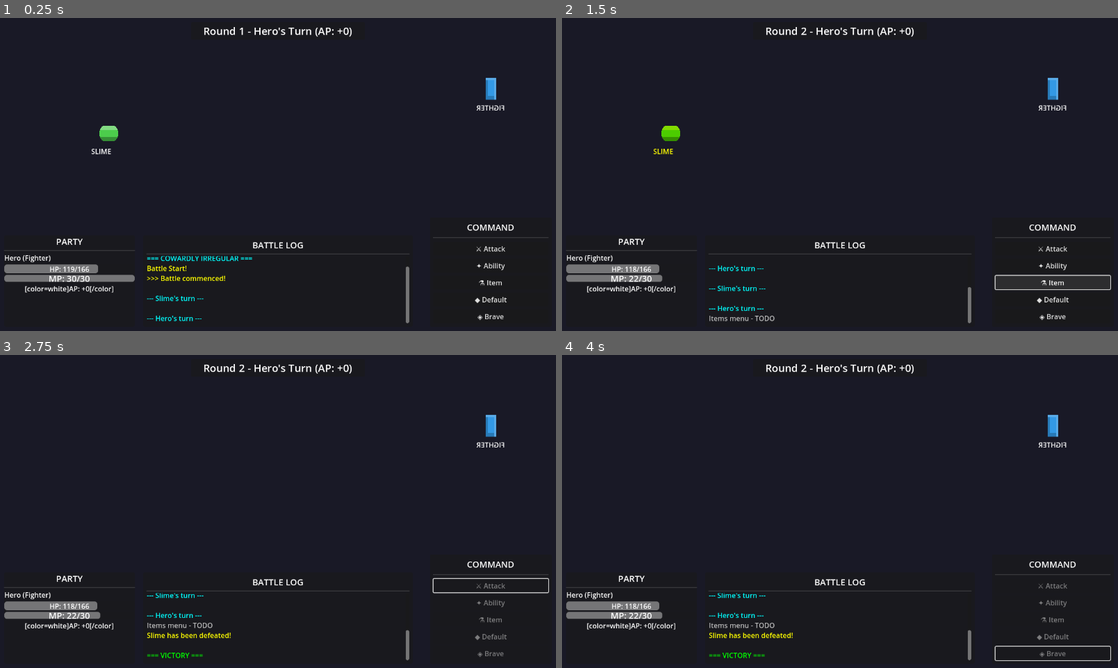
Above: before the commit, frames 1-4 (two rows, left to right).
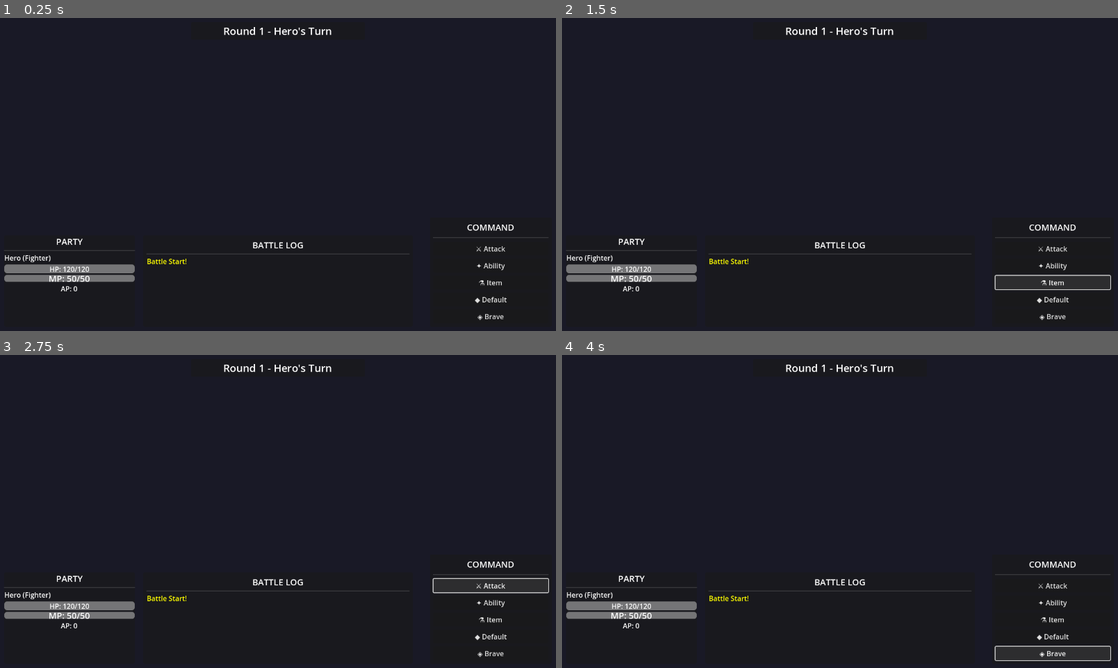
Above: after the commit, the same moments.

Repository: struktured-labs/cowardly-irregular
Game: Godot game, scene res://src/battle/BattleScene.tscn
Same seed, same stepped clock (60 frames per second), same inputs: the game is played once before the commit and once after it.
Inputs (mouse positions are in pixels of both pictures, inside the frame that each line leads up to):
- Up to frame 1 (0.25 s): no input
- Up to frame 2 (1.5 s): click "✦ Ability" at 0.5 s; click "⚗ Item" at 1.25 s
- Up to frame 3 (2.75 s): click "⚔ Attack" at 2 s
- Up to frame 4 (4 s): click (1051, 636) at 2.75 s, where only the run after the commit has a clickable "◆ Default"; click (1051, 652) at 3.5 s, where only the run after the commit has a clickable "◈ Brave"

The runs differ from the first frame. In frame 1, 1.8% of the frame differs, in the area x 4-91%, y 2-98%; in frame 2, 1.7%; in frame 3, 1.9%, in the area x 4-92%, y 2-98%; in frame 4, 1.9%.
Error after the commit: Parse Error: Cannot pass a value of type "null" as "Dictionary". (res://src/battle/BattleManager.gd:636)

Commit message:
Complete core battle engine: items, smart AI, and combat UI
Implemented comprehensive battle system improvements:

**Item System**:
- 14 consumable items: potions, ethers, phoenix down, remedies, bombs
- Categories: HP/MP restoration, status cures, buffs, offensive items
- Full item effects: healing (flat & %), MP restore, revive, status cure, buffs, elemental damage
- Inventory management: add/remove/check items per combatant
- Item usage integrated into battle flow with proper targeting

**Smart Enemy AI**:
- Decision tree with priorities: heal allies (30% if HP < 40%), use support buffs (20% early battle), offensive abilities (40%), basic attack (fallback)
- Intelligent targeting: 60% chance to target lowest HP enemy
- MP management: considers MP costs before using abilities
- Works for both enemies and autobattle mode

**Combat UI Improvements**:
- Ability selection popup menu showing all job abilities with MP costs
- Item selection popup menu showing inventory with quantities
- Grayed-out abilities when insufficient MP
- Status effect display in character panel
- Shows active buffs (green ↑) and debuffs (red ↓)
- Job level display in character name
- Color-coded AP display (green positive, red negative, white zero)

**Files Modified**:
- src/battle/Combatant.gd: Added inventory system (add_item, remove_item, has_item, get_item_count)
- src/battle/BattleManager.gd: Implemented _execute_item(), smart _process_ai_turn(), _choose_target()
- src/battle/BattleScene.gd: Added ability/item selection menus, enhanced status display, gave test player starting items
- project.godot: Registered ItemSystem as autoload

**Files Created**:
- src/items/ItemSystem.gd: Complete item management singleton
- data/items.json: 14 item definitions with effects

**Test Setup**:
- Test player starts with: 5 potions, 2 hi-potions, 3 ethers, 1 phoenix down, 2 bomb fragments
- Test player equipped with: iron sword, leather armor, power ring, 2 passives (weapon mastery + HP boost)

Diff:
--- /dev/null
+++ b/data/items.json
@@ -0,0 +1,168 @@
+{
+	"potion": {
+		"id": "potion",
+		"name": "Potion",
+		"category": 0,
+		"target_type": 0,
+		"description": "Restores 50 HP",
+		"effects": {
+			"heal_hp": 50
+		},
+		"cost": 50
+	},
+	"hi_potion": {
+		"id": "hi_potion",
+		"name": "Hi-Potion",
+		"category": 0,
+		"target_type": 0,
+		"description": "Restores 200 HP",
+		"effects": {
+			"heal_hp": 200
+		},
+		"cost": 200
+	},
+	"mega_potion": {
+		"id": "mega_potion",
+		"name": "Mega Potion",
+		"category": 0,
+		"target_type": 1,
+		"description": "Restores 100 HP to all allies",
+		"effects": {
+			"heal_hp": 100
+		},
+		"cost": 400
+	},
+	"elixir": {
+		"id": "elixir",
+		"name": "Elixir",
+		"category": 0,
+		"target_type": 0,
+		"description": "Fully restores HP and MP",
+		"effects": {
+			"heal_hp_percent": 100,
+			"heal_mp_percent": 100
+		},
+		"cost": 1000
+	},
+	"ether": {
+		"id": "ether",
+		"name": "Ether",
+		"category": 0,
+		"target_type": 0,
+		"description": "Restores 30 MP",
+		"effects": {
+			"heal_mp": 30
+		},
+		"cost": 150
+	},
+	"hi_ether": {
+		"id": "hi_ether",
+		"name": "Hi-Ether",
+		"category": 0,
+		"target_type": 0,
+		"description": "Restores 100 MP",
+		"effects": {
+			"heal_mp": 100
+		},
+		"cost": 500
+	},
+	"antidote": {
+		"id": "antidote",
+		"name": "Antidote",
+		"category": 2,
+		"target_type": 0,
+		"description": "Cures poison",
+		"effects": {
+			"cure_status": ["poison"]
+		},
+		"cost": 80
+	},
+	"echo_herbs": {
+		"id": "echo_herbs",
+		"name": "Echo Herbs",
+		"category": 2,
+		"target_type": 0,
+		"description": "Cures silence",
+		"effects": {
+			"cure_status": ["silence"]
+		},
+		"cost": 100
+	},
+	"remedy": {
+		"id": "remedy",
+		"name": "Remedy",
+		"category": 2,
+		"target_type": 0,
+		"description": "Cures all status effects",
+		"effects": {
+			"cure_all_status": true
+		},
+		"cost": 300
+	},
+	"phoenix_down": {
+		"id": "phoenix_down",
+		"name": "Phoenix Down",
+		"category": 2,
+		"target_type": 0,
+		"description": "Revives a fallen ally with 25% HP",
+		"effects": {
+			"revive": true,
+			"heal_hp_percent": 25
+		},
+		"cost": 500
+	},
+	"power_drink": {
+		"id": "power_drink",
+		"name": "Power Drink",
+		"category": 1,
+		"target_type": 0,
+		"description": "Increases attack for 3 turns",
+		"effects": {
+			"add_buff": {
+				"type": "attack_up",
+				"power": 1.5,
+				"duration": 3
+			}
+		},
+		"cost": 200
+	},
+	"speed_tonic": {
+		"id": "speed_tonic",
+		"name": "Speed Tonic",
+		"category": 1,
+		"target_type": 0,
+		"description": "Increases speed for 3 turns",
+		"effects": {
+			"add_buff": {
+				"type": "speed_up",
+				"power": 1.5,
+				"duration": 3
+			}
+		},
+		"cost": 200
+	},
+	"bomb_fragment": {
+		"id": "bomb_fragment",
+		"name": "Bomb Fragment",
+		"category": 3,
+		"target_type": 2,
+		"description": "Deals 100 fire damage",
+		"effects": {
+			"damage": 100,
+			"element": "fire"
+		},
+		"cost": 150
+	},
+	"arctic_wind": {
+		"id": "arctic_wind",
+		"name": "Arctic Wind",
+		"category": 3,
+		"target_type": 3,
+		"description": "Deals 80 ice damage to all enemies",
+		"effects": {
+			"damage": 80,
+			"element": "ice"
+		},
+		"cost": 300
+	}
+}
--- a/project.godot
+++ b/project.godot
@@ -23,6 +23,7 @@
 GameState="*res://src/meta/GameState.gd"
 PassiveSystem="*res://src/jobs/PassiveSystem.gd"
 EquipmentSystem="*res://src/jobs/EquipmentSystem.gd"
+ItemSystem="*res://src/items/ItemSystem.gd"
 
 [display]
 
--- a/src/battle/BattleManager.gd
+++ b/src/battle/BattleManager.gd
@@ -548,33 +548,116 @@
 
 
 func _execute_item(user: Combatant, item_id: String, targets: Array) -> void:
-	"""Use an item (to be expanded with item system)"""
-	print("%s uses item: %s" % [user.combatant_name, item_id])
-	# TODO: Implement item system
+	"""Use an item from user's inventory"""
+	# Check if user has the item
+	if not user.has_item(item_id):
+		print("%s doesn't have item: %s" % [user.combatant_name, item_id])
+		return
+
+	# Convert targets to Array[Combatant] if needed
+	var combatant_targets: Array[Combatant] = []
+	for t in targets:
+		if t is Combatant:
+			combatant_targets.append(t)
+
+	# Use the item through ItemSystem
+	if ItemSystem.use_item(user, item_id, combatant_targets):
+		# Remove item from inventory after successful use
+		user.remove_item(item_id, 1)
+	else:
+		print("Failed to use item: %s" % item_id)
 
 
 ## AI/Autobattle
 func _process_ai_turn(combatant: Combatant) -> void:
-	"""Process AI turn (basic AI for now)"""
-	# Simple AI: attack a random alive player
-	var alive_targets = []
-
-	if combatant in player_party:
-		alive_targets = enemy_party.filter(func(e): return e.is_alive)
-	else:
-		alive_targets = player_party.filter(func(p): return p.is_alive)
-
-	if alive_targets.size() == 0:
+	"""Process AI turn with smarter decision-making"""
+	var is_player_controlled = combatant in player_party
+	var allies = player_party if is_player_controlled else enemy_party
+	var enemies = enemy_party if is_player_controlled else player_party
+
+	var alive_allies = allies.filter(func(a): return a.is_alive)
+	var alive_enemies = enemies.filter(func(e): return e.is_alive)
+
+	if alive_enemies.size() == 0:
 		_end_combatant_turn(combatant)
 		return
 
-	# Pick random target and attack
-	var target = alive_targets[randi() % alive_targets.size()]
-	var action = {
-		"type": "attack",
-		"target": target
-	}
+	# Get available abilities
+	var available_abilities = []
+	if combatant.job and combatant.job.has("abilities"):
+		for ability_id in combatant.job["abilities"]:
+			var ability = JobSystem.get_ability(ability_id)
+			if not ability.is_empty() and combatant.current_mp >= ability.get("mp_cost", 0):
+				available_abilities.append(ability)
+
+	# AI decision tree
+	var action = null
+
+	# 1. Check if should heal ally (30% chance if ally below 40% HP)
+	var low_hp_allies = alive_allies.filter(func(a): return a.get_hp_percentage() < 40.0)
+	if low_hp_allies.size() > 0 and randf() < 0.3:
+		var healing_abilities = available_abilities.filter(func(a): return a["type"] == "healing")
+		if healing_abilities.size() > 0:
+			var heal = healing_abilities[randi() % healing_abilities.size()]
+			action = {
+				"type": "ability",
+				"ability_id": heal["id"],
+				"targets": [low_hp_allies[0]]
+			}
+
+	# 2. Check if should use support ability (20% chance at start of battle)
+	if action == null and current_round <= 2 and randf() < 0.2:
+		var support_abilities = available_abilities.filter(func(a): return a["type"] == "support")
+		if support_abilities.size() > 0:
+			var buff = support_abilities[randi() % support_abilities.size()]
+			var buff_target = alive_allies[randi() % alive_allies.size()]
+			action = {
+				"type": "ability",
+				"ability_id": buff["id"],
+				"targets": [buff_target]
+			}
+
+	# 3. Check if should use offensive ability (40% chance if has MP)
+	if action == null and randf() < 0.4 and combatant.current_mp >= 10:
+		var offensive_abilities = available_abilities.filter(
+			func(a): return a["type"] in ["physical", "magic"]
+		)
+		if offensive_abilities.size() > 0:
+			var spell = offensive_abilities[randi() % offensive_abilities.size()]
+			var spell_target = _choose_target(combatant, alive_enemies, spell)
+			action = {
+				"type": "ability",
+				"ability_id": spell["id"],
+				"targets": [spell_target]
+			}
+
+	# 4. Default to basic attack
+	if action == null:
+		var target = _choose_target(combatant, alive_enemies, null)
+		action = {
+			"type": "attack",
+			"target": target
+		}
+
 	_execute_action(combatant, action)
+
+
+func _choose_target(attacker: Combatant, targets: Array, ability: Dictionary = {}) -> Combatant:
+	"""Choose best target for attack/ability"""
+	if targets.size() == 0:
+		return null
+
+	# If ability targets all, return first target (system will handle multi-target)
+	if ability.has("targets_all") and ability["targets_all"]:
+		return targets[0]
+
+	# Prefer lowest HP target (60% chance)
+	if randf() < 0.6:
+		targets.sort_custom(func(a, b): return a.current_hp < b.current_hp)
+		return targets[0]
+
+	# Otherwise random target
+	return targets[randi() % targets.size()]
 
 
 ## Victory/defeat conditions
--- a/src/battle/BattleScene.gd
+++ b/src/battle/BattleScene.gd
@@ -98,6 +98,13 @@
 	PassiveSystem.equip_passive(test_player, "weapon_mastery")
 	PassiveSystem.equip_passive(test_player, "hp_boost")
 
+	# Give player starting items
+	test_player.add_item("potion", 5)
+	test_player.add_item("hi_potion", 2)
+	test_player.add_item("ether", 3)
+	test_player.add_item("phoenix_down", 1)
+	test_player.add_item("bomb_fragment", 2)
+
 	# Create test enemy
 	test_enemy = Combatant.new()
 	test_enemy.initialize({
@@ -226,7 +233,8 @@
 		return
 
 	var job_name = test_player.job.get("name", "None") if test_player.job else "None"
-	char1_name.text = "%s (%s)" % [test_player.combatant_name, job_name]
+	var level_text = " Lv.%d" % test_player.job_level if test_player.job_level > 1 else ""
+	char1_name.text = "%s (%s%s)" % [test_player.combatant_name, job_name, level_text]
 
 	char1_hp.max_value = test_player.max_hp
 	char1_hp.value = test_player.current_hp
@@ -242,7 +250,31 @@
 	elif test_player.current_ap < 0:
 		ap_color = "red"
 
-	char1_ap.text = "[color=%s]AP: %+d[/color]" % [ap_color, test_player.current_ap]
+	# Build status text with AP and status effects
+	var status_text = "[color=%s]AP: %+d[/color]" % [ap_color, test_player.current_ap]
+
+	# Add status effects
+	if test_player.status_effects.size() > 0:
+		status_text += " ["
+		for i in range(test_player.status_effects.size()):
+			if i > 0:
+				status_text += ", "
+			status_text += "[color=yellow]%s[/color]" % test_player.status_effects[i].capitalize()
+		status_text += "]"
+
+	# Add active buffs
+	if test_player.active_buffs.size() > 0:
+		for buff in test_player.active_buffs:
+			var buff_name = buff.get("type", "buff").replace("_", " ").capitalize()
+			status_text += " [color=green]↑%s[/color]" % buff_name
+
+	# Add active debuffs
+	if test_player.active_debuffs.size() > 0:
+		for debuff in test_player.active_debuffs:
+			var debuff_name = debuff.get("type", "debuff").replace("_", " ").capitalize()
+			status_text += " [color=red]↓%s[/color]" % debuff_name
+
+	char1_ap.text = status_text
 
 
 func _update_action_buttons() -> void:
@@ -303,13 +335,41 @@
 		log_message("No abilities available!")
 		return
 
-	# Use first ability (Power Strike for Fighter)
-	var ability_id = abilities[0]
+	# Show ability selection menu
+	_show_ability_menu(abilities)
+
+
+func _show_ability_menu(ability_ids: Array) -> void:
+	"""Show popup menu for ability selection"""
+	var popup = PopupMenu.new()
+	popup.name = "AbilityMenu"
+	add_child(popup)
+
+	for i in range(ability_ids.size()):
+		var ability_id = ability_ids[i]
+		var ability = JobSystem.get_ability(ability_id)
+		if ability.is_empty():
+			continue
+
+		var mp_cost = ability.get("mp_cost", 0)
+		var can_afford = test_player.current_mp >= mp_cost
+		var label = "%s (MP: %d)" % [ability["name"], mp_cost]
+
+		popup.add_item(label, i)
+		if not can_afford:
+			popup.set_item_disabled(i, true)
+
+	popup.id_pressed.connect(_on_ability_selected.bind(ability_ids))
+	popup.popup_centered()
+
+
+func _on_ability_selected(idx: int, ability_ids: Array) -> void:
+	"""Handle ability selection from menu"""
+	if idx < 0 or idx >= ability_ids.size():
+		return
+
+	var ability_id = ability_ids[idx]
 	var ability = JobSystem.get_ability(ability_id)
-
-	if ability.is_empty():
-		log_message("Ability not found: %s" % ability_id)
-		return
 
 	# Determine targets
 	var targets = []
@@ -331,7 +391,71 @@
 
 func _on_item_pressed() -> void:
 	"""Handle Item button"""
-	log_message("[color=gray]Items menu - TODO[/color]")
+	if not test_player:
+		return
+
+	if test_player.inventory.is_empty():
+		log_message("No items in inventory!")
+		return
+
+	# Show item selection menu
+	_show_item_menu()
+
+
+func _show_item_menu() -> void:
+	"""Show popup menu for item selection"""
+	var popup = PopupMenu.new()
+	popup.name = "ItemMenu"
+	add_child(popup)
+
+	var item_ids = []
+	var idx = 0
+
+	for item_id in test_player.inventory.keys():
+		var item = ItemSystem.get_item(item_id)
+		if item.is_empty():
+			continue
+
+		var quantity = test_player.inventory[item_id]
+		var label = "%s x%d" % [item["name"], quantity]
+
+		popup.add_item(label, idx)
+		item_ids.append(item_id)
+		idx += 1
+
+	if item_ids.size() == 0:
+		popup.queue_free()
+		log_message("No valid items!")
+		return
+
+	popup.id_pressed.connect(_on_item_selected.bind(item_ids))
+	popup.popup_centered()
+
+
+func _on_item_selected(idx: int, item_ids: Array) -> void:
+	"""Handle item selection from menu"""
+	if idx < 0 or idx >= item_ids.size():
+		return
+
+	var item_id = item_ids[idx]
+	var item = ItemSystem.get_item(item_id)
+
+	# Determine targets
+	var targets = []
+	var target_type = item.get("target_type", ItemSystem.TargetType.SINGLE_ALLY)
+
+	match target_type:
+		ItemSystem.TargetType.SINGLE_ENEMY, ItemSystem.TargetType.ALL_ENEMIES:
+			if test_enemy and test_enemy.is_alive:
+				targets = [test_enemy]
+		ItemSystem.TargetType.SINGLE_ALLY, ItemSystem.TargetType.ALL_ALLIES, ItemSystem.TargetType.SELF:
+			targets = [test_player]
+
+	if targets.size() > 0:
+		_flash_sprite(player_sprite, Color.GREEN)
+		BattleManager.player_item(item_id, targets)
+	else:
+		log_message("No valid targets!")
 
 
 func _on_default_pressed() -> void:
--- a/src/battle/Combatant.gd
+++ b/src/battle/Combatant.gd
@@ -51,6 +51,9 @@
 var equipped_weapon: String = ""  # Weapon ID
 var equipped_armor: String = ""   # Armor ID
 var equipped_accessory: String = ""  # Accessory ID
+
+## Inventory system
+var inventory: Dictionary = {}  # {item_id: quantity}
 
 ## Base stats (before modifiers)
 var base_max_hp: int = 100
@@ -505,3 +508,34 @@
 	if not passive_id in learned_passives:
 		learned_passives.append(passive_id)
 		print("%s learned passive: %s" % [combatant_name, passive_id])
+
+
+## Inventory management
+func add_item(item_id: String, quantity: int = 1) -> void:
+	"""Add item(s) to inventory"""
+	if inventory.has(item_id):
+		inventory[item_id] += quantity
+	else:
+		inventory[item_id] = quantity
+
+
+func remove_item(item_id: String, quantity: int = 1) -> bool:
+	"""Remove item(s) from inventory. Returns false if insufficient quantity."""
+	if not inventory.has(item_id) or inventory[item_id] < quantity:
+		return false
+
+	inventory[item_id] -= quantity
+	if inventory[item_id] <= 0:
+		inventory.erase(item_id)
+
+	return true
+
+
+func has_item(item_id: String, quantity: int = 1) -> bool:
+	"""Check if inventory contains item(s)"""
+	return inventory.has(item_id) and inventory[item_id] >= quantity
+
+
+func get_item_count(item_id: String) -> int:
+	"""Get quantity of an item in inventory"""
+	return inventory.get(item_id, 0)
--- /dev/null
+++ b/src/items/ItemSystem.gd
@@ -0,0 +1,371 @@
+extends Node
+
+## ItemSystem - Manages consumable items and their effects
+## Items can heal, restore MP, cure status effects, and provide buffs
+
+signal item_used(user: Combatant, item_id: String, targets: Array)
+
+## Loaded item data
+var items: Dictionary = {}
+
+## Item categories
+enum ItemCategory {
+	CONSUMABLE,  # HP/MP restoration
+	BUFF,        # Temporary stat boosts
+	CURATIVE,    # Status effect removal
+	OFFENSIVE,   # Damage items
+	META         # Meta-game items
+}
+
+## Item target types
+enum TargetType {
+	SINGLE_ALLY,
+	ALL_ALLIES,
+	SINGLE_ENEMY,
+	ALL_ENEMIES,
+	SELF
+}
+
+
+func _ready() -> void:
+	_load_item_data()
+
+
+func _load_item_data() -> void:
+	"""Load item definitions from data/items.json"""
+	var file_path = "res://data/items.json"
+
+	if not FileAccess.file_exists(file_path):
+		print("Warning: items.json not found, using default items")
+		_create_default_items()
+		return
+
+	var file = FileAccess.open(file_path, FileAccess.READ)
+	if file:
+		var json_string = file.get_as_text()
+		file.close()
+
+		var json = JSON.new()
+		var parse_result = json.parse(json_string)
+
+		if parse_result == OK:
+			items = json.data
+			print("Loaded %d items" % items.size())
+		else:
+			print("Error parsing items.json: ", json.get_error_message())
+			_create_default_items()
+	else:
+		_create_default_items()
+
+
+func _create_default_items() -> void:
+	"""Create default items if file doesn't exist"""
+	items = {
+		# HP restoration
+		"potion": {
+			"id": "potion",
+			"name": "Potion",
+			"category": ItemCategory.CONSUMABLE,
+			"target_type": TargetType.SINGLE_ALLY,
+			"description": "Restores 50 HP",
+			"effects": {
+				"heal_hp": 50
+			},
+			"cost": 50
+		},
+		"hi_potion": {
+			"id": "hi_potion",
+			"name": "Hi-Potion",
+			"category": ItemCategory.CONSUMABLE,
+			"target_type": TargetType.SINGLE_ALLY,
+			"description": "Restores 200 HP",
+			"effects": {
+				"heal_hp": 200
+			},
+			"cost": 200
+		},
+		"mega_potion": {
+			"id": "mega_potion",
+			"name": "Mega Potion",
+			"category": ItemCategory.CONSUMABLE,
+			"target_type": TargetType.ALL_ALLIES,
+			"description": "Restores 100 HP to all allies",
+			"effects": {
+				"heal_hp": 100
+			},
+			"cost": 400
+		},
+		"elixir": {
+			"id": "elixir",
+			"name": "Elixir",
+			"category": ItemCategory.CONSUMABLE,
+			"target_type": TargetType.SINGLE_ALLY,
+			"description": "Fully restores HP and MP",
+			"effects": {
+				"heal_hp_percent": 100,
+				"heal_mp_percent": 100
+			},
+			"cost": 1000
+		},
+
+		# MP restoration
+		"ether": {
+			"id": "ether",
+			"name": "Ether",
+			"category": ItemCategory.CONSUMABLE,
+			"target_type": TargetType.SINGLE_ALLY,
+			"description": "Restores 30 MP",
+			"effects": {
+				"heal_mp": 30
+			},
+			"cost": 150
+		},
+		"hi_ether": {
+			"id": "hi_ether",
+			"name": "Hi-Ether",
+			"category": ItemCategory.CONSUMABLE,
+			"target_type": TargetType.SINGLE_ALLY,
+			"description": "Restores 100 MP",
+			"effects": {
+				"heal_mp": 100
+			},
+			"cost": 500
+		},
+
+		# Status effect cures
+		"antidote": {
+			"id": "antidote",
+			"name": "Antidote",
+			"category": ItemCategory.CURATIVE,
+			"target_type": TargetType.SINGLE_ALLY,
+			"description": "Cures poison",
+			"effects": {
+				"cure_status": ["poison"]
+			},
+			"cost": 80
+		},
+		"echo_herbs": {
+			"id": "echo_herbs",
+			"name": "Echo Herbs",
+			"category": ItemCategory.CURATIVE,
+			"target_type": TargetType.SINGLE_ALLY,
+			"description": "Cures silence",
+			"effects": {
+				"cure_status": ["silence"]
+			},
+			"cost": 100
+		},
+		"remedy": {
+			"id": "remedy",
+			"name": "Remedy",
+			"category": ItemCategory.CURATIVE,
+			"target_type": TargetType.SINGLE_ALLY,
+			"description": "Cures all status effects",
+			"effects": {
+				"cure_all_status": true
+			},
+			"cost": 300
+		},
+		"phoenix_down": {
+			"id": "phoenix_down",
+			"name": "Phoenix Down",
+			"category": ItemCategory.CURATIVE,
+			"target_type": TargetType.SINGLE_ALLY,
+			"description": "Revives a fallen ally with 25% HP",
+			"effects": {
+				"revive": true,
+				"heal_hp_percent": 25
+			},
+			"cost": 500
+		},
+
+		# Buff items
+		"power_drink": {
+			"id": "power_drink",
+			"name": "Power Drink",
+			"category": ItemCategory.BUFF,
+			"target_type": TargetType.SINGLE_ALLY,
+			"description": "Increases attack for 3 turns",
+			"effects": {
+				"add_buff": {
+					"type": "attack_up",
+					"power": 1.5,
+					"duration": 3
+				}
+			},
+			"cost": 200
+		},
+		"speed_tonic": {
+			"id": "speed_tonic",
+			"name": "Speed Tonic",
+			"category": ItemCategory.BUFF,
+			"target_type": TargetType.SINGLE_ALLY,
+			"description": "Increases speed for 3 turns",
+			"effects": {
+				"add_buff": {
+					"type": "speed_up",
+					"power": 1.5,
+					"duration": 3
+				}
+			},
+			"cost": 200
+		},
+
+		# Offensive items
+		"bomb_fragment": {
+			"id": "bomb_fragment",
+			"name": "Bomb Fragment",
+			"category": ItemCategory.OFFENSIVE,
+			"target_type": TargetType.SINGLE_ENEMY,
+			"description": "Deals 100 fire damage",
+			"effects": {
+				"damage": 100,
+				"element": "fire"
+			},
+			"cost": 150
+		},
+		"arctic_wind": {
+			"id": "arctic_wind",
+			"name": "Arctic Wind",
+			"category": ItemCategory.OFFENSIVE,
+			"target_type": TargetType.ALL_ENEMIES,
+			"description": "Deals 80 ice damage to all enemies",
+			"effects": {
+				"damage": 80,
+				"element": "ice"
+			},
+			"cost": 300
+		}
+	}
+
+
+## Item usage
+func use_item(user: Combatant, item_id: String, targets: Array[Combatant]) -> bool:
+	"""Use an item on target(s)"""
+	var item = get_item(item_id)
+	if item.is_empty():
+		print("Error: Item '%s' not found" % item_id)
+		return false
+
+	if not item.has("effects"):
+		print("Error: Item has no effects")
+		return false
+
+	# Apply item effects to each target
+	for target in targets:
+		_apply_item_effects(user, target, item)
+
+	item_used.emit(user, item_id, targets)
+	print("%s used %s" % [user.combatant_name, item["name"]])
+	return true
+
+
+func _apply_item_effects(user: Combatant, target: Combatant, item: Dictionary) -> void:
+	"""Apply item effects to a target"""
+	var effects = item["effects"]
+
+	# HP healing (flat amount)
+	if effects.has("heal_hp"):
+		var heal_amount = effects["heal_hp"]
+		target.heal(heal_amount)
+		print("  → %s recovered %d HP" % [target.combatant_name, heal_amount])
+
+	# HP healing (percentage)
+	if effects.has("heal_hp_percent"):
+		var heal_percent = effects["heal_hp_percent"]
+		var heal_amount = int(target.max_hp * heal_percent / 100.0)
+		target.heal(heal_amount)
+		print("  → %s recovered %d HP (%d%%)" % [target.combatant_name, heal_amount, heal_percent])
+
+	# MP restoration (flat amount)
+	if effects.has("heal_mp"):
+		var restore_amount = effects["heal_mp"]
+		target.restore_mp(restore_amount)
+		print("  → %s recovered %d MP" % [target.combatant_name, restore_amount])
+
+	# MP restoration (percentage)
+	if effects.has("heal_mp_percent"):
+		var restore_percent = effects["heal_mp_percent"]
+		var restore_amount = int(target.max_mp * restore_percent / 100.0)
+		target.restore_mp(restore_amount)
+		print("  → %s recovered %d MP (%d%%)" % [target.combatant_name, restore_amount, restore_percent])
+
+	# Cure specific status effects
+	if effects.has("cure_status"):
+		for status in effects["cure_status"]:
+			target.remove_status(status)
+			print("  → %s cured of %s" % [target.combatant_name, status])
+
+	# Cure all status effects
+	if effects.has("cure_all_status") and effects["cure_all_status"]:
+		target.status_effects.clear()
+		print("  → %s cured of all status effects" % target.combatant_name)
+
+	# Revive
+	if effects.has("revive") and effects["revive"]:
+		if not target.is_alive:
+			target.revive()
+			print("  → %s was revived!" % target.combatant_name)
+
+	# Add buff
+	if effects.has("add_buff"):
+		var buff = effects["add_buff"]
+		target.add_status({
+			"type": buff["type"],
+			"duration": buff.get("duration", 3),
+			"power": buff.get("power", 1.0)
+		})
+		print("  → %s gained %s" % [target.combatant_name, buff["type"]])
+
+	# Damage
+	if effects.has("damage"):
+		var damage = effects["damage"]
+		var element = effects.get("element", "physical")
+
+		# Apply elemental modifiers if target has weaknesses/resistances
+		var multiplier = 1.0
+		if target.elemental_weaknesses.has(element):
+			multiplier = 1.5
+		elif target.elemental_resistances.has(element):
+			multiplier = 0.5
+
+		damage = int(damage * multiplier)
+		target.take_damage(damage)
+		print("  → %s took %d %s damage" % [target.combatant_name, damage, element])
+
+
+func get_item(item_id: String) -> Dictionary:
+	"""Get item data by ID"""
+	return items.get(item_id, {})
+
+
+func get_items_by_category(category: ItemCategory) -> Array:
+	"""Get all items of a specific category"""
+	var filtered = []
+	for item_id in items:
+		var item = items[item_id]
+		if item.get("category", ItemCategory.CONSUMABLE) == category:
+			filtered.append(item)
+	return filtered
+
+
+func can_use_item(user: Combatant, item_id: String, target: Combatant) -> bool:
+	"""Check if item can be used on target"""
+	var item = get_item(item_id)
+	if item.is_empty():
+		return false
+
+	var target_type = item.get("target_type", TargetType.SINGLE_ALLY)
+
+	# Can't use ally-targeting items on enemies (and vice versa)
+	match target_type:
+		TargetType.SINGLE_ALLY, TargetType.ALL_ALLIES, TargetType.SELF:
+			# Check if target is an ally
+			if not BattleManager.player_party.has(target):
+				return false
+		TargetType.SINGLE_ENEMY, TargetType.ALL_ENEMIES:
+			# Check if target is an enemy
+			if not BattleManager.enemy_party.has(target):
+				return false
+
+	return true
